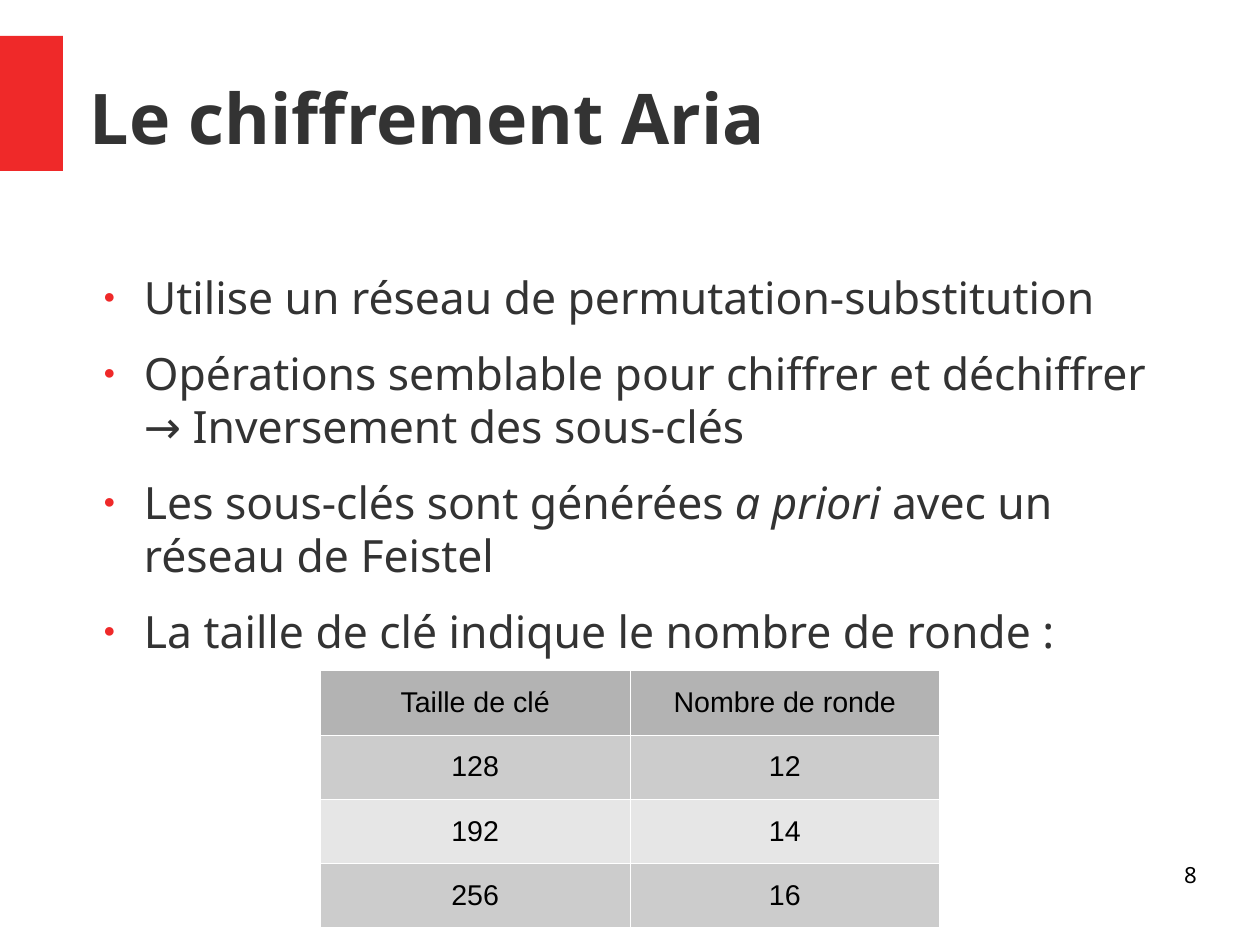
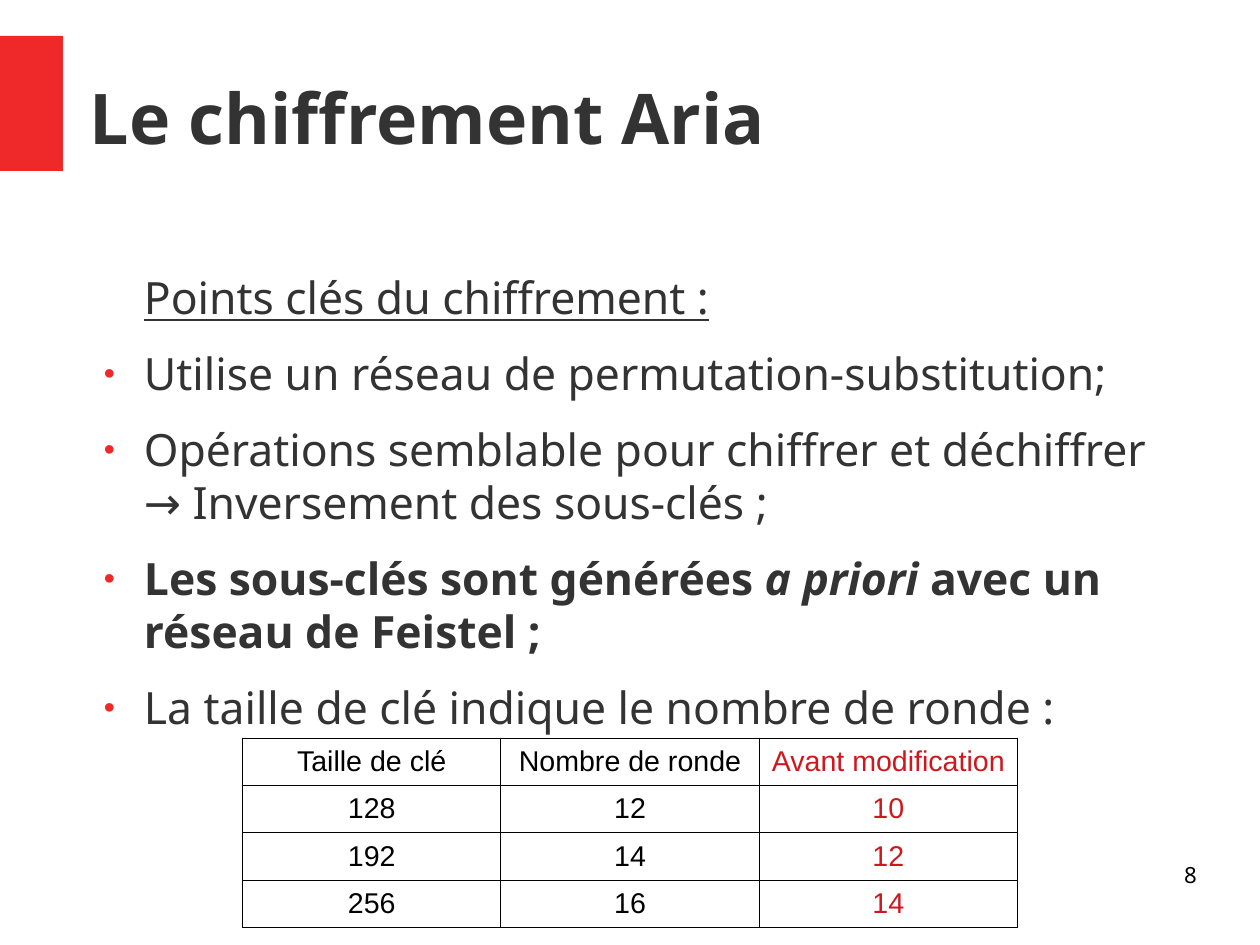
Before and after one commit to Allard-Chris/Aria, a slide deck: slide 8 of docs/[M2CSI]_ICP_Aria_Allard_Aulagnier.odp. Drawn at 1260x945 pixels with LibreOffice and Linux fonts; fonts in the diff are those of the drawing. Boxes give left, top, right and bottom in pixels: in the first picture for what was removed or moved away, otherwise in the second. Text is boxed around its words. In the diff, an @@ line names an element or a change of style, - is before the commit and + after.

```diff
--- a/docs/[M2CSI]_ICP_Aria_Allard_Aulagnier.odp
+++ b/docs/[M2CSI]_ICP_Aria_Allard_Aulagnier.odp
@@ text at (x1=144, y1=280, x2=1146, y2=649): text changed @@
-● Utilise un réseau de permutation-substitution
-● Opérations semblable pour chiffrer et déchiffrer → Inversement des sous-clés
-● Les sous-clés sont générées a priori avec un réseau de Feistel
+Points clés du chiffrement :
+● Utilise un réseau de permutation-substitution;
+● Opérations semblable pour chiffrer et déchiffrer → Inversement des sous-clés ;
+● Les sous-clés sont générées a priori avec un réseau de Feistel ;
@@ table at (x1=242, y1=739, x2=1018, y2=928) @@
+column 3: Avant modification | 10 | 12 | 14
@@ table resized from (x1=320, y1=671, x2=940, y2=928) to (x1=242, y1=739, x2=1018, y2=928) @@
```
Also in this commit, not shown: 20 other slides changed, 2 slides added, 1 other file.
